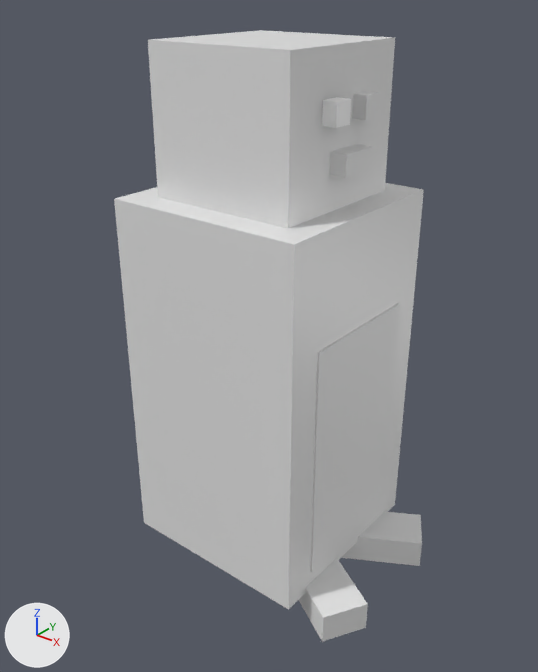
Before and after pictures for a commit that changed the glTF model 3Dmodels/pengin.glb.
Both versions are drawn from a camera (50 mm lens) standing at (0.626, -0.741, 0.814) and looking at (0.055, -0.027, 0.371). Every picture has the same lights, and +X, +Y and +Z are marked at lower left. Where no turn or scale is listed for an object, it has been applied to the vertices.
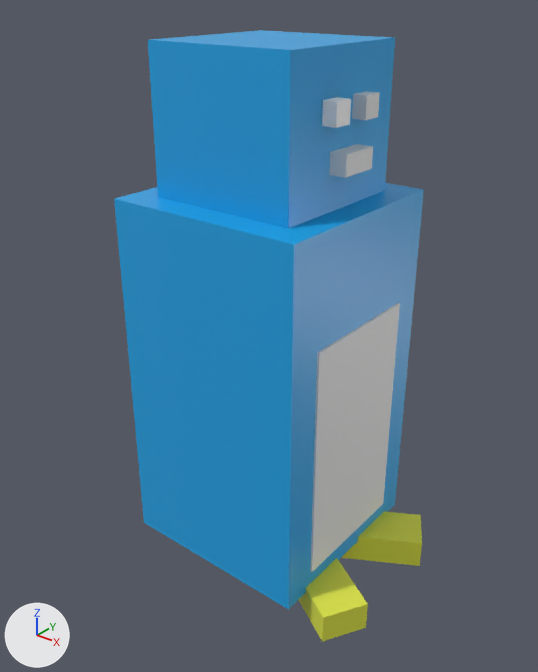
Changed parts and their boxes [x1, y1, x2, y2] in the pictures (538 x 672 px):
'Cube.001', recoloured (white to blue): [114, 183, 424, 610] in both
'Cube', recoloured (white to blue): [148, 30, 395, 228] in both
'Cube.007', recoloured (white to yellow): [299, 558, 368, 642] in both
'Cube.006', recoloured (white to yellow): [341, 511, 422, 566] in both

The change, as a list of edits to the scene's bpy script:
```text
Change mat_material_001:
    mat_material_001.base_color: (0.8, 0.8, 0.8) -> (0.0116, 0.376, 0.799)  # white #e7e7e7 -> blue #1ca5e7
Change mat_material_007:
    mat_material_007.base_color: (0.8, 0.8, 0.8) -> (0.761, 0.799, 0.0612)  # white #e7e7e7 -> yellow #e2e746
Change mat_material_008:
    mat_material_008.base_color: (0.8, 0.8, 0.8) -> (0.761, 0.799, 0.0612)  # white #e7e7e7 -> yellow #e2e746
```
